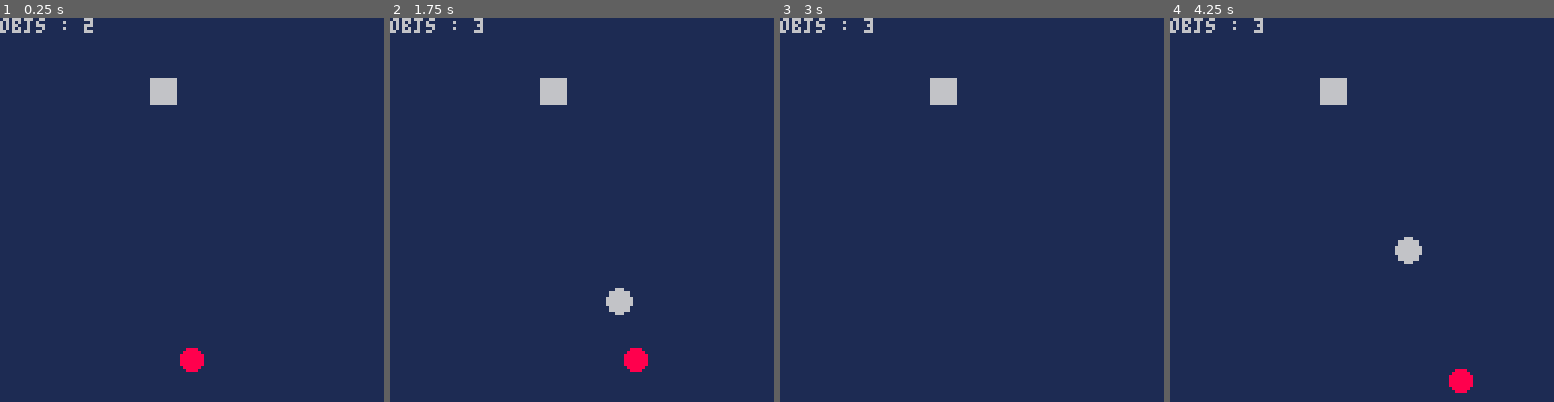
Above: before the commit, frames 1-4 (left to right).
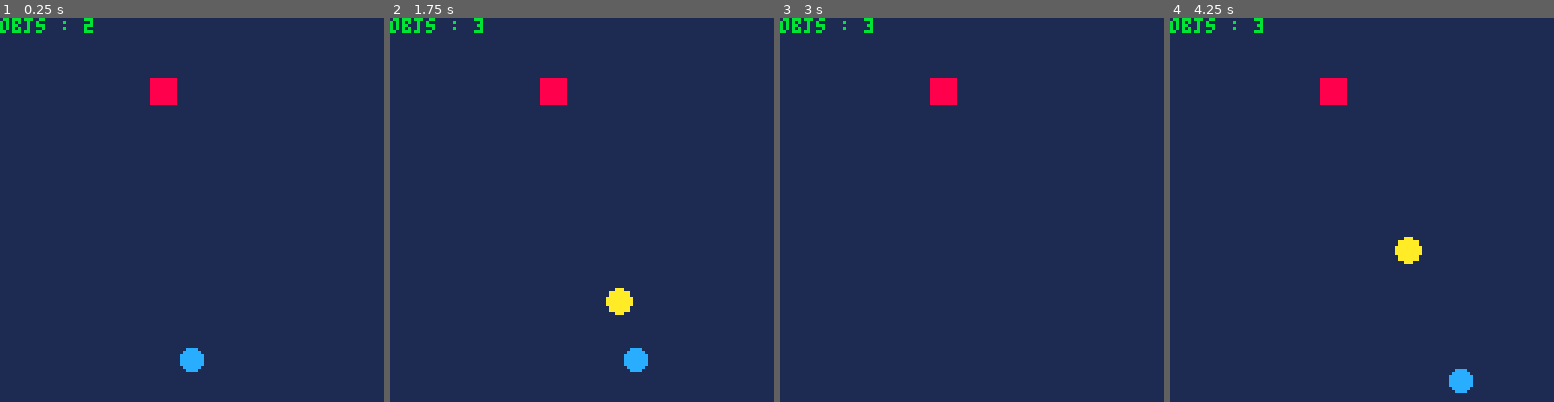
Above: after the commit, the same moments.

Repository: chihirotange/pico8
Game: PICO-8 cartridge shmup2/main.p8
Same seed, same stepped clock (60 frames per second), same inputs: the game is played once before the commit and once after it.
Inputs:
- Up to frame 1 (0.25 s): no input
- Up to frame 2 (1.75 s): tap O (Z key) at 0.7, 1.7 s; hold Right from 1.6 s (still down)
- Up to frame 3 (3 s): release Right at 2.1 s; tap O (Z key) at 2.1, 2.5, 2.9 s; hold Up 2.15-2.42 s; hold Right from 2.47 s (still down)
- Up to frame 4 (4.25 s): release Right at 3.03 s; hold Left 3.08-3.58 s; tap O (Z key) at 3.3, 3.7, 4.1 s; hold Down 3.63-3.97 s; hold Right from 4.02 s (still down)

The runs differ from the first frame. In frame 1, 1.1% of the frame differs, in the area x 0-54%, y 0-93%; in frame 2, 1.5%, in the area x 0-68%, y 0-93%; in frame 3, 0.8%; in frame 4, 1.5%.

Commit message:
update particle logic

Diff:
--- a/shmup2/bullet.lua
+++ b/shmup2/bullet.lua
@@ -24,7 +24,7 @@
         end,
         draw = function(self)
             local _ENV = self
-            circfill(x + r, y + r, r)
+            circfill(x + r, y + r, r, 10)
         end
     })
 end
--- a/shmup2/enemy.lua
+++ b/shmup2/enemy.lua
@@ -5,13 +5,14 @@
         team = 2, -- 2 is enemy
         tag = "enemy",
         on_overlap = function(self, other_obj)
+            _ENV = self
             if other_obj.team ~= nil and contains(other_obj.tags, "can_deal_dmg") then
-                self:destroy()
+                create_part_system(x, y, 10, 8, 20)
             end
         end,
         draw = function(self)
             local _ENV = self
-            rectfill(x, y, x + w, y + h)
+            rectfill(x, y, x + w, y + h, 8)
         end
     })
 end
--- a/shmup2/framework/debug.lua
+++ b/shmup2/framework/debug.lua
@@ -1,3 +1,3 @@
 function text_debug(text, value)
-    print(text .. " : " .. value)
+    print(text .. " : " .. value, 11)
 end
--- /dev/null
+++ b/shmup2/framework/particle.lua
@@ -0,0 +1,29 @@
+function create_particle(_x, _y, _r, _c, _lifespan)
+    local particle = create_object({
+        x = _x,
+        y = _y,
+        r = _r,
+        c = _c,
+        lifetime = 0, -- unit is frame
+        lifespan = _lifespan + rnd(20),
+        update = function(self)
+            _ENV = self
+            lifetime += 1
+            r *= 0.9
+            if lifetime >= lifespan then
+                self:destroy()
+            end
+        end,
+        draw = function(self)
+            _ENV = self
+            circfill(x, y, r, c)
+        end
+    })
+end
+
+function create_part_system(x, y, _r, c, ls)
+    local r = _r*2
+    for i = 1, 6 do
+        create_particle(x + rnd(r) - r/2, y + rnd(r) - r/2, r/2 + rnd(r/2), c, ls)
+    end
+end
--- a/shmup2/main.p8
+++ b/shmup2/main.p8
@@ -6,6 +6,7 @@
 #include framework/collision.lua
 #include framework/team.lua
 #include framework/utils.lua
+#include framework/particle.lua
 
 #include game.lua
 
@@ -13,14 +14,14 @@
 #include ship.lua
 #include bullet.lua
 __gfx__
-00000000000000000088880000000000000000000000000000000000000000000000000000000000000000000000000000000000000000000000000000000000
-00000000000000000888888000000000000000000000000000000000000000000000000000000000000000000000000000000000000000000000000000000000
-00700700000000008888888800000000000000000000000000000000000000000000000000000000000000000000000000000000000000000000000000000000
-00077000000000008888888800000000000000000000000000000000000000000000000000000000000000000000000000000000000000000000000000000000
-00077000000000008888888800000000000000000000000000000000000000000000000000000000000000000000000000000000000000000000000000000000
-00700700000000008888888800000000000000000000000000000000000000000000000000000000000000000000000000000000000000000000000000000000
-00000000000000000888888000000000000000000000000000000000000000000000000000000000000000000000000000000000000000000000000000000000
-00000000000000000088880000000000000000000000000000000000000000000000000000000000000000000000000000000000000000000000000000000000
+000000000000000000cccc0000000000000000000000000000000000000000000000000000000000000000000000000000000000000000000000000000000000
+00000000000000000cccccc000000000000000000000000000000000000000000000000000000000000000000000000000000000000000000000000000000000
+0070070000000000cccccccc00000000000000000000000000000000000000000000000000000000000000000000000000000000000000000000000000000000
+0007700000000000cccccccc00000000000000000000000000000000000000000000000000000000000000000000000000000000000000000000000000000000
+0007700000000000cccccccc00000000000000000000000000000000000000000000000000000000000000000000000000000000000000000000000000000000
+0070070000000000cccccccc00000000000000000000000000000000000000000000000000000000000000000000000000000000000000000000000000000000
+00000000000000000cccccc000000000000000000000000000000000000000000000000000000000000000000000000000000000000000000000000000000000
+000000000000000000cccc0000000000000000000000000000000000000000000000000000000000000000000000000000000000000000000000000000000000
 __map__
 0000000000000000000000000000000000000000000000000000000000000000000000000000000000000000000000000000000000000000000000000000000000000000000000000000000000000000000000000000000000000000000000000000000000000000000000000000000000000000000000000000000000000000
 0000000000000000000000000000000000000000000000000000000000000000000000000000000000000000000000000000000000000000000000000000000000000000000000000000000000000000000000000000000000000000000000000000000000000000000000000000000000000000000000000000000000000000
